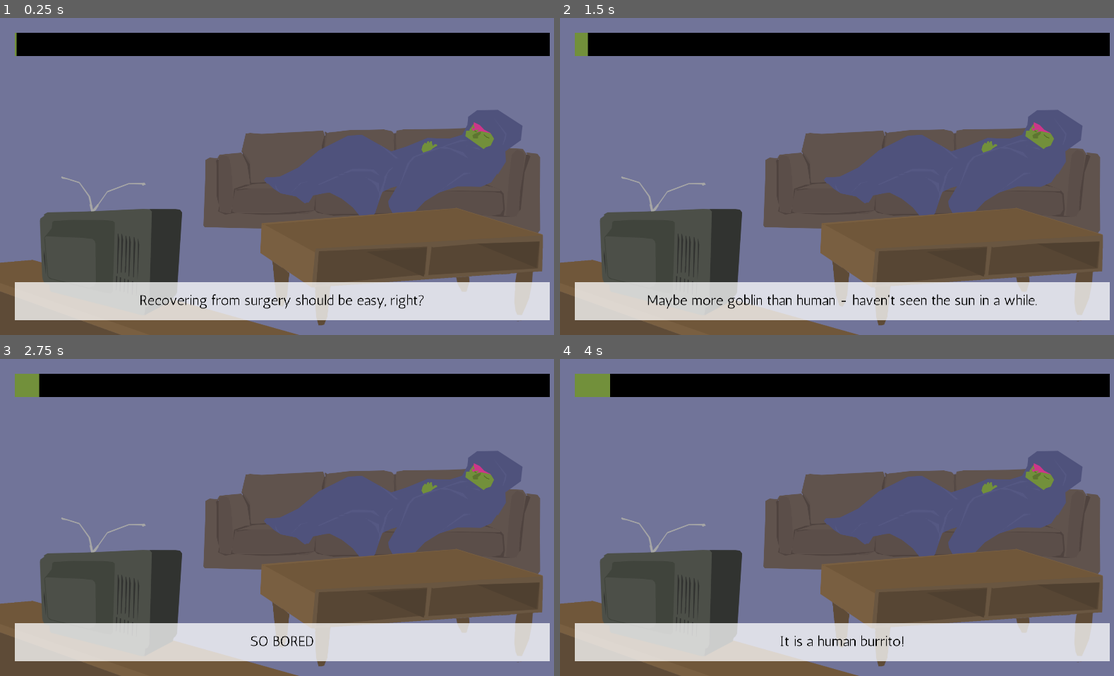
Above: before the commit, frames 1-4 (two rows, left to right).
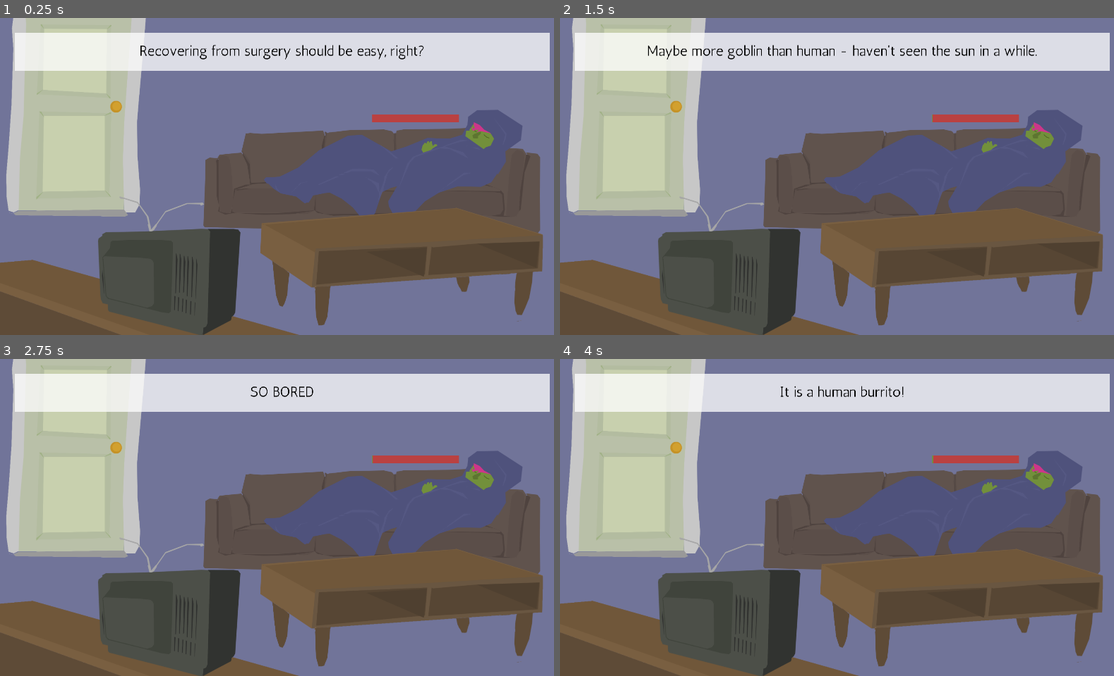
Above: after the commit, the same moments.

Repository: squinky/ggj2020
Game: Godot game, scene res://main.tscn
Two runs of this game, one before a commit and one after it. Both use one fixed random seed, a clock stepped at 60 frames per second and the inputs below.
Inputs (mouse positions are in pixels of both pictures, inside the frame that each line leads up to):
- Up to frame 1 (0.25 s): no input
- Up to frame 2 (1.5 s): move the mouse to (964, 160) at 0.52 s; click (964, 160) at 0.67 s; tap Enter at 1.25 s; move the mouse to (731, 192) at 1.27 s; click (731, 192) at 1.42 s
- Up to frame 3 (2.75 s): tap Space at 2 s; move the mouse to (337, 447) at 2.02 s; click (337, 447) at 2.17 s
- Up to frame 4 (4 s): tap Enter at 2.75 s; move the mouse to (814, 580) at 2.77 s; click (814, 580) at 2.92 s; tap Space at 3.5 s; move the mouse to (1014, 565) at 3.52 s; click (1014, 565) at 3.67 s

The runs differ from the first frame. In frame 1, 41% of the frame differs, in the area x 1-100%, y 0-100%; in frame 2, 41%; in frame 3, 41%; in frame 4, 41%.

Commit message:
ouchy screen shake

Diff:
--- /dev/null
+++ b/camera.gd
@@ -0,0 +1,25 @@
+extends Camera2D
+
+export var decay = 0.8  # How quickly the shaking stops [0, 1].
+export var max_offset = Vector2(100, 75)  # Maximum hor/ver shake in pixels.
+export var max_roll = 0.1  # Maximum rotation in radians (use sparingly).
+
+var trauma = 0.0  # Current shake strength.
+var trauma_power = 2  # Trauma exponent. Use [2, 3].
+
+func add_trauma(amount):
+	trauma = min(trauma + amount, 1.0)
+
+func _ready():
+	randomize()
+
+func _process(delta):
+	if trauma:
+		trauma = max(trauma - decay * delta, 0)
+		var amount = pow(trauma, trauma_power)
+		rotation = max_roll * amount * rand_range(-1, 1)
+		offset.x = max_offset.x * amount * rand_range(-1, 1)
+		offset.y = max_offset.y * amount * rand_range(-1, 1)
+
+func shake():
+	add_trauma(1)
--- a/clickable.gd
+++ b/clickable.gd
@@ -1,13 +1,30 @@
 extends Sprite
 
 signal clicked
+signal ouch
 
 export (String) var id
+export (bool) var ouchy
+
+var ouch_counter = 0
+var time_since_ouch = 0
 
 func _input(event):
 	if event is InputEventMouseButton and event.pressed and event.button_index == BUTTON_LEFT:
 		if get_rect().has_point(to_local(event.position)):
+			if ouchy:
+				ouch_counter += 1
+				if ouch_counter >= 3:
+					emit_signal("ouch")
+					return
 			if has_node("sounds"):
 				var soundarray = $sounds.get_children()
 				soundarray[randi() % soundarray.size()].play()
 			emit_signal("clicked", id)
+
+func _process(delta):
+	if ouch_counter > 0:
+		time_since_ouch += delta
+		if time_since_ouch > 60:
+			time_since_ouch = 0
+			ouch_counter = 0
--- a/main.gd
+++ b/main.gd
@@ -1,7 +1,7 @@
 extends Node2D
 
 var time_elapsed = 0
-var time_total = 60
+var time_total = 300
 var last_clicked = null
 var last_line = null
 
@@ -9,9 +9,12 @@
 	randomize()
 	for sprite in $sprites.get_children():
 		sprite.connect("clicked", self, "_on_click")
+		sprite.connect("ouch", self, "_on_ouch")
 	$textbox.text = text.dictionary["start"]
 
 func _process(delta):
+	if time_elapsed < 0:
+		time_elapsed = 0
 	time_elapsed += delta
 	$progress.value = time_elapsed/time_total * 100
 
@@ -24,3 +27,8 @@
 	$textbox.text = textarray[line]
 	last_clicked = _id
 	last_line = line
+
+func _on_ouch():
+	time_elapsed -= 10
+	$textbox.text = text.dictionary["ouch"]
+	$camera.shake()
--- a/main.tscn
+++ b/main.tscn
@@ -8,6 +8,8 @@
 [ext_resource path="res://Antic regular.ttf" type="DynamicFontData" id=6]
 [ext_resource path="res://images/humanburrito.png" type="Texture" id=7]
 [ext_resource path="res://images/television.png" type="Texture" id=8]
+[ext_resource path="res://images/door.png" type="Texture" id=9]
+[ext_resource path="res://camera.gd" type="Script" id=10]
 
 [sub_resource type="StyleBoxFlat" id=2]
 content_margin_left = 32.0
@@ -24,12 +26,19 @@
 bg_color = Color( 0.447059, 0.564706, 0.231373, 1 )
 
 [sub_resource type="StyleBoxFlat" id=4]
-bg_color = Color( 0, 0, 0, 1 )
+bg_color = Color( 0.729412, 0.254902, 0.254902, 1 )
 
 [node name="main" type="Node2D"]
 script = ExtResource( 3 )
 
 [node name="sprites" type="Node2D" parent="."]
+
+[node name="door" type="Sprite" parent="sprites"]
+position = Vector2( 258.238, 342.703 )
+texture = ExtResource( 9 )
+script = ExtResource( 2 )
+id = "door"
+ouchy = true
 
 [node name="couch" type="Sprite" parent="sprites"]
 position = Vector2( 1265.81, 555.688 )
@@ -50,14 +59,14 @@
 texture = ExtResource( 1 )
 
 [node name="television" type="Sprite" parent="sprites"]
-position = Vector2( 380.514, 788.75 )
+position = Vector2( 578.504, 856.633 )
 texture = ExtResource( 8 )
 
 [node name="textbox" type="Label" parent="."]
 margin_left = 50.0
-margin_top = 900.0
+margin_top = 50.0
 margin_right = 1870.0
-margin_bottom = 1030.0
+margin_bottom = 180.0
 custom_styles/normal = SubResource( 2 )
 custom_fonts/font = SubResource( 1 )
 custom_colors/font_color = Color( 0, 0, 0, 1 )
@@ -69,13 +78,18 @@
 }
 
 [node name="progress" type="ProgressBar" parent="."]
-margin_left = 50.0
-margin_top = 50.0
-margin_right = 1870.0
-margin_bottom = 130.0
+margin_left = 1266.0
+margin_top = 329.0
+margin_right = 1561.0
+margin_bottom = 356.0
 custom_styles/fg = SubResource( 3 )
 custom_styles/bg = SubResource( 4 )
 percent_visible = false
 __meta__ = {
 "_edit_use_anchors_": false
 }
+
+[node name="camera" type="Camera2D" parent="."]
+position = Vector2( 960, 540 )
+current = true
+script = ExtResource( 10 )
--- a/text.gd
+++ b/text.gd
@@ -1,7 +1,8 @@
 extends Node
 
 var dictionary = {
-	"start" : "Recovering from surgery should be easy, right?",
+	"start": "Recovering from surgery should be easy, right?",
+	"ouch": "OW OW OW OW OW OW OW OW OW OW OW OW OW",
 	"burrito": [
 		"SO BORED",
 		"When does roommate come home?",
@@ -9,5 +10,11 @@
 		"What time is it?",
 		"It is a human burrito!",
 		"Maybe more goblin than human - haven't seen the sun in a while."
+	],
+	"door": [
+		"Oh no, no way to be ready for that yet.",
+		"The door itself is too far away, let alone the world on the other side of it.",
+		"A surfboard with hinges, beyond which lies a yawning, terrifying ocean.",
+		"What lies beyond?"
 	]
 }
Not shown, added: images/door.png.import
Not shown: 1 places in main.tscn that only renumber resources
